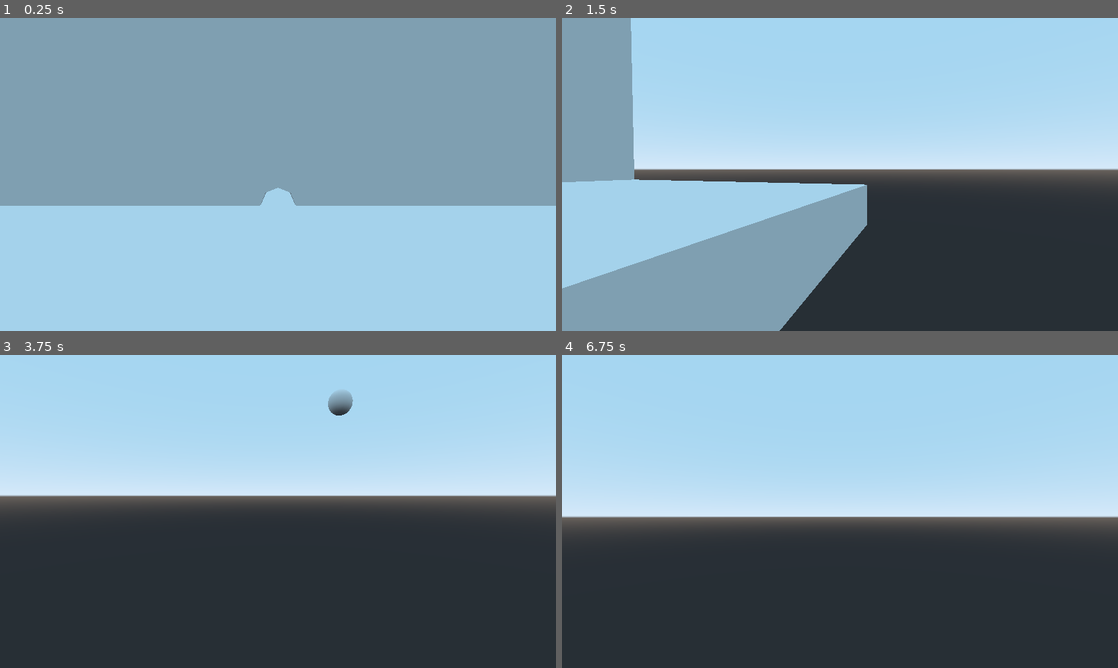
Above: before the commit, frames 1-4 (two rows, left to right).
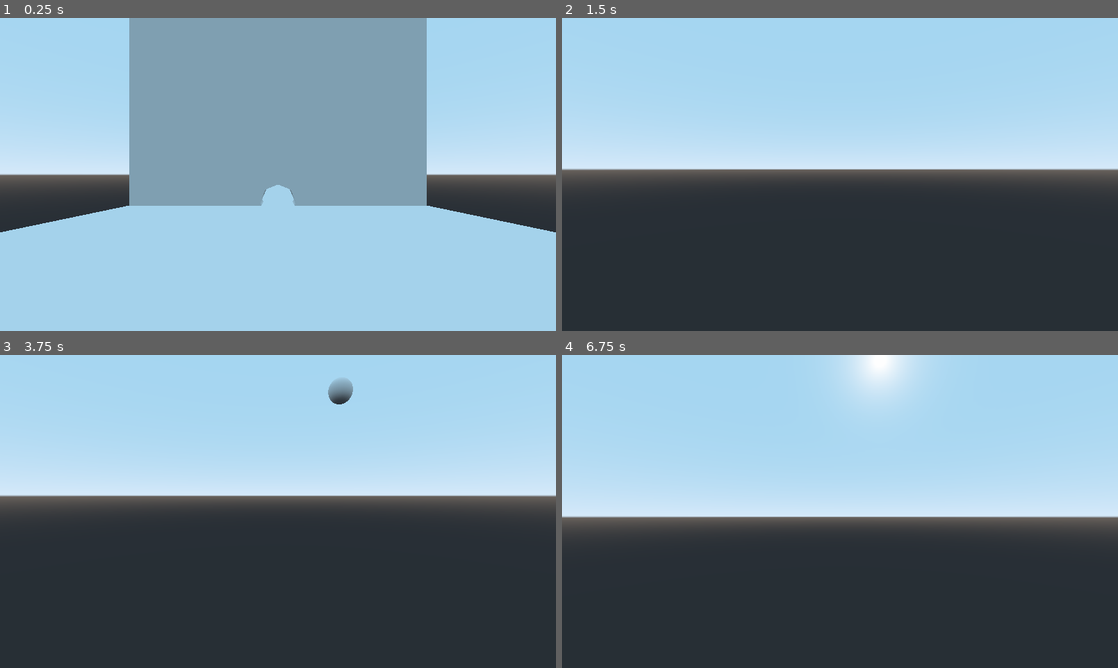
Above: after the commit, the same moments.

Repository: duckinator/nyoom
Game: Godot game, scene res://Main.tscn
The game is run twice, just before and just after one commit, with the same random seed, the same clock (stepped at 60 frames per second) and the same inputs.
Inputs (mouse positions are in pixels of both pictures, inside the frame that each line leads up to):
- Up to frame 1 (0.25 s): no input
- Up to frame 2 (1.5 s): tap Enter at 0.5 s; move the mouse to (867, 174) at 0.52 s; hold W (movement_forward) from 0.53 s (still down); click (867, 174) at 0.6 s; tap Space (movement_jump) at 0.77 s; move the mouse to (812, 174) at 1.27 s; right-click (812, 174) at 1.35 s
- Up to frame 3 (3.75 s): keep holding W (movement_forward); tap Space (movement_jump) at 1.52, 3.02, 3.5 s; move the mouse to (289, 505) at 2.02 s; click (289, 505) at 2.1 s; move the mouse to (272, 517) at 2.77 s; right-click (272, 517) at 2.85 s; move the mouse to (316, 514) at 3.52 s; click (316, 514) at 3.6 s
- Up to frame 4 (6.75 s): tap Space (movement_jump) at 3.77, 4.52, 5.75, 6.02 s; move the mouse to (795, 508) at 4.27 s; right-click (795, 508) at 4.35 s; tap Enter at 5, 6.5 s; move the mouse to (845, 511) at 5.02 s; click (845, 511) at 5.1 s; move the mouse to (817, 505) at 5.77 s; release W (movement_forward) at 5.78 s; hold D (movement_right) 5.78-6.53 s; right-click (817, 505) at 5.85 s; move the mouse to (867, 511) at 6.52 s; hold W (movement_forward) from 6.53 s (still down); click (867, 511) at 6.6 s

The runs differ from the first frame. In frame 1, 30% of the frame differs, in the area x 0-100%, y 0-69%; in frame 2, 30%, in the area x 0-55%, y 0-100%; in frame 3, 0.4%; in frame 4, 1.8%.

Commit message:
?!

Diff:
--- a/src/Level1.tscn
+++ b/src/Level1.tscn
@@ -1,18 +1,31 @@
-[gd_scene load_steps=4 format=2]
+[gd_scene load_steps=8 format=2]
 
 [ext_resource path="res://Player.tscn" type="PackedScene" id=1]
 
 [sub_resource type="CubeMesh" id=8]
-size = Vector3( 50, 2, 200 )
+size = Vector3( 10, 2, 200 )
 
-[sub_resource type="ConvexPolygonShape" id=9]
-points = PoolVector3Array( -25, 1, 100, 25, 1, -100, 25, 1, 100, -25, 1, -100, -25, -1, 100, 25, -1, -100, 25, -1, 100, -25, -1, -100, 25, 1, 100, -25, 1, -100, 25, 1, -100, -25, 1, 100, 25, -1, 100, -25, -1, -100, 25, -1, -100, -25, -1, 100, 25, 1, 100, -25, -1, 100, -25, 1, 100, 25, -1, 100, 25, 1, -100, -25, -1, -100, -25, 1, -100, 25, -1, -100 )
+[sub_resource type="ConvexPolygonShape" id=15]
+points = PoolVector3Array( -5, 1, 100, 5, 1, -100, 5, 1, 100, -5, 1, -100, -5, -1, 100, 5, -1, -100, 5, -1, 100, -5, -1, -100, 5, 1, 100, -5, 1, -100, 5, 1, -100, -5, 1, 100, 5, -1, 100, -5, -1, -100, 5, -1, -100, -5, -1, 100, 5, 1, 100, -5, -1, 100, -5, 1, 100, 5, -1, 100, 5, 1, -100, -5, -1, -100, -5, 1, -100, 5, -1, -100 )
+
+[sub_resource type="CubeMesh" id=10]
+size = Vector3( 10, 1, 10 )
+
+[sub_resource type="ConvexPolygonShape" id=11]
+points = PoolVector3Array( -5, 1, 5, 5, 1, -5, 5, 1, 5, -5, 1, -5, -5, -1, 5, 5, -1, -5, 5, -1, 5, -5, -1, -5, 5, 1, 5, -5, 1, -5, 5, 1, -5, -5, 1, 5, 5, -1, 5, -5, -1, -5, 5, -1, -5, -5, -1, 5, 5, 1, 5, -5, -1, 5, -5, 1, 5, 5, -1, 5, 5, 1, -5, -5, -1, -5, -5, 1, -5, 5, -1, -5 )
+
+[sub_resource type="CubeMesh" id=13]
+size = Vector3( 10, 1, 20 )
+
+[sub_resource type="ConvexPolygonShape" id=16]
+points = PoolVector3Array( -5, 0.5, 10, 5, 0.5, -10, 5, 0.5, 10, -5, 0.5, -10, -5, -0.5, 10, 5, -0.5, -10, 5, -0.5, 10, -5, -0.5, -10, 5, 0.5, 10, -5, 0.5, -10, 5, 0.5, -10, -5, 0.5, 10, 5, -0.5, 10, -5, -0.5, -10, 5, -0.5, -10, -5, -0.5, 10, 5, 0.5, 10, -5, -0.5, 10, -5, 0.5, 10, 5, -0.5, 10, 5, 0.5, -10, -5, -0.5, -10, -5, 0.5, -10, 5, -0.5, -10 )
 
 [node name="Level1" type="Spatial"]
 
 [node name="Player" parent="." instance=ExtResource( 1 )]
 
 [node name="Floor" type="MeshInstance" parent="."]
+editor/display_folded = true
 transform = Transform( 1, 0, 0, 0, 1, 0, 0, 0, 1, 0, -1, -90 )
 mesh = SubResource( 8 )
 material/0 = null
@@ -20,19 +33,41 @@
 [node name="StaticBody" type="StaticBody" parent="Floor"]
 
 [node name="CollisionShape" type="CollisionShape" parent="Floor/StaticBody"]
-shape = SubResource( 9 )
+shape = SubResource( 15 )
 
 [node name="CSGCombiner" type="CSGCombiner" parent="."]
-transform = Transform( 1, 0, 0, 0, 1, 0, 0, 0, 1, 0, 10, -8 )
+transform = Transform( 1, 0, 0, 0, 1, 0, 0, 0, 1, 0, 25, -8 )
 use_collision = true
 
 [node name="CSGBox" type="CSGBox" parent="CSGCombiner"]
-width = 50.0
-height = 20.0
+width = 10.0
+height = 50.0
 depth = 1.0
 
 [node name="CSGCylinder" type="CSGCylinder" parent="CSGCombiner"]
-transform = Transform( 1, 0, 0, 0, -4.37114e-08, -1, 0, 1, -4.37114e-08, 0, -10, 0 )
+transform = Transform( 1, 0, 0, 0, -4.37114e-08, -1, 0, 1, -4.37114e-08, 0, -24.893, 0 )
 operation = 2
 radius = 0.6
 height = 5.0
+
+[node name="MeshInstance" type="MeshInstance" parent="."]
+editor/display_folded = true
+transform = Transform( 1, 0, 0, 0, 0.5, 0.866025, 0, -0.866025, 0.5, 0, 27.8576, -34.2633 )
+mesh = SubResource( 10 )
+material/0 = null
+
+[node name="StaticBody" type="StaticBody" parent="MeshInstance"]
+
+[node name="CollisionShape" type="CollisionShape" parent="MeshInstance/StaticBody"]
+shape = SubResource( 11 )
+
+[node name="Platform1" type="MeshInstance" parent="."]
+editor/display_folded = true
+transform = Transform( 1, 0, 0, 0, 1, 0, 0, 0, 1, 0, 20, -17.5 )
+mesh = SubResource( 13 )
+material/0 = null
+
+[node name="StaticBody" type="StaticBody" parent="Platform1"]
+
+[node name="CollisionShape" type="CollisionShape" parent="Platform1/StaticBody"]
+shape = SubResource( 16 )
